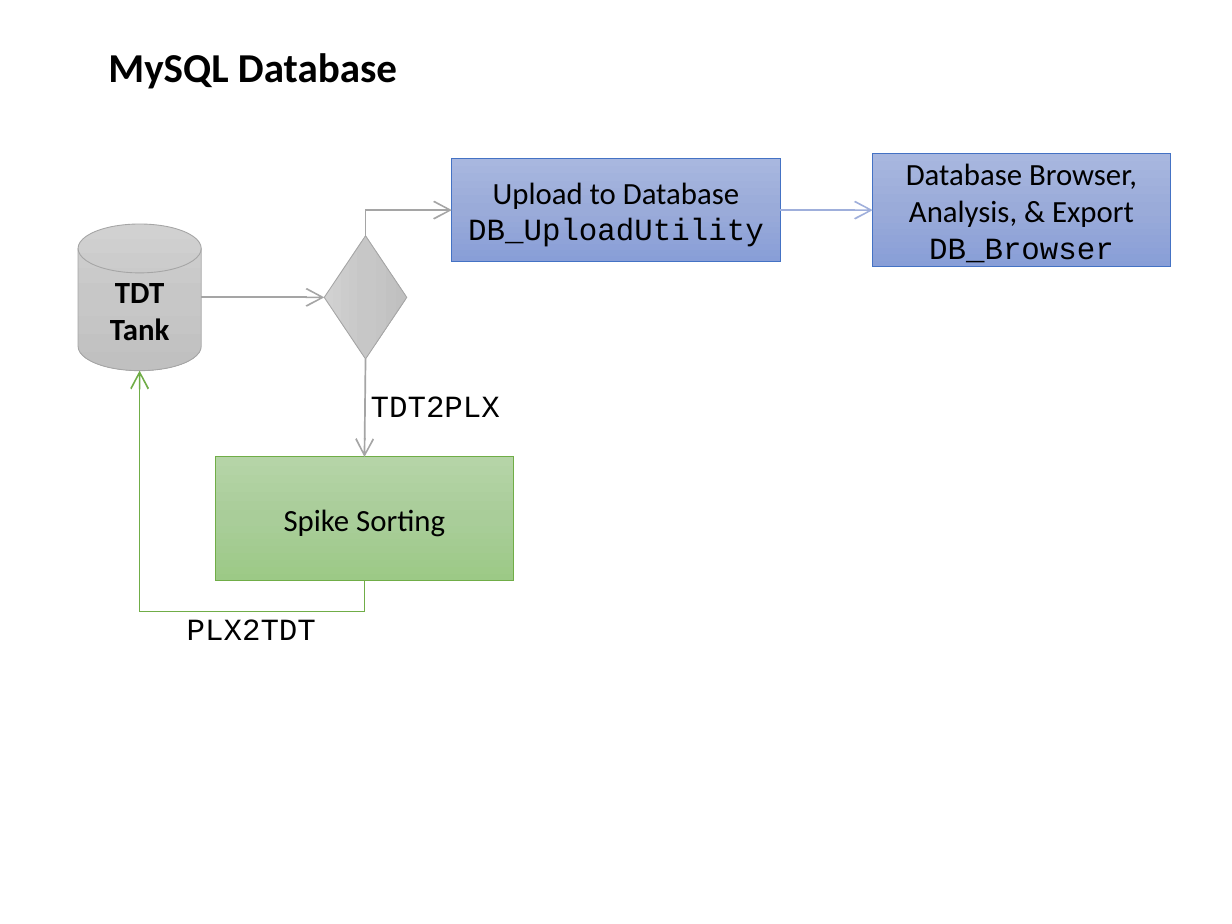
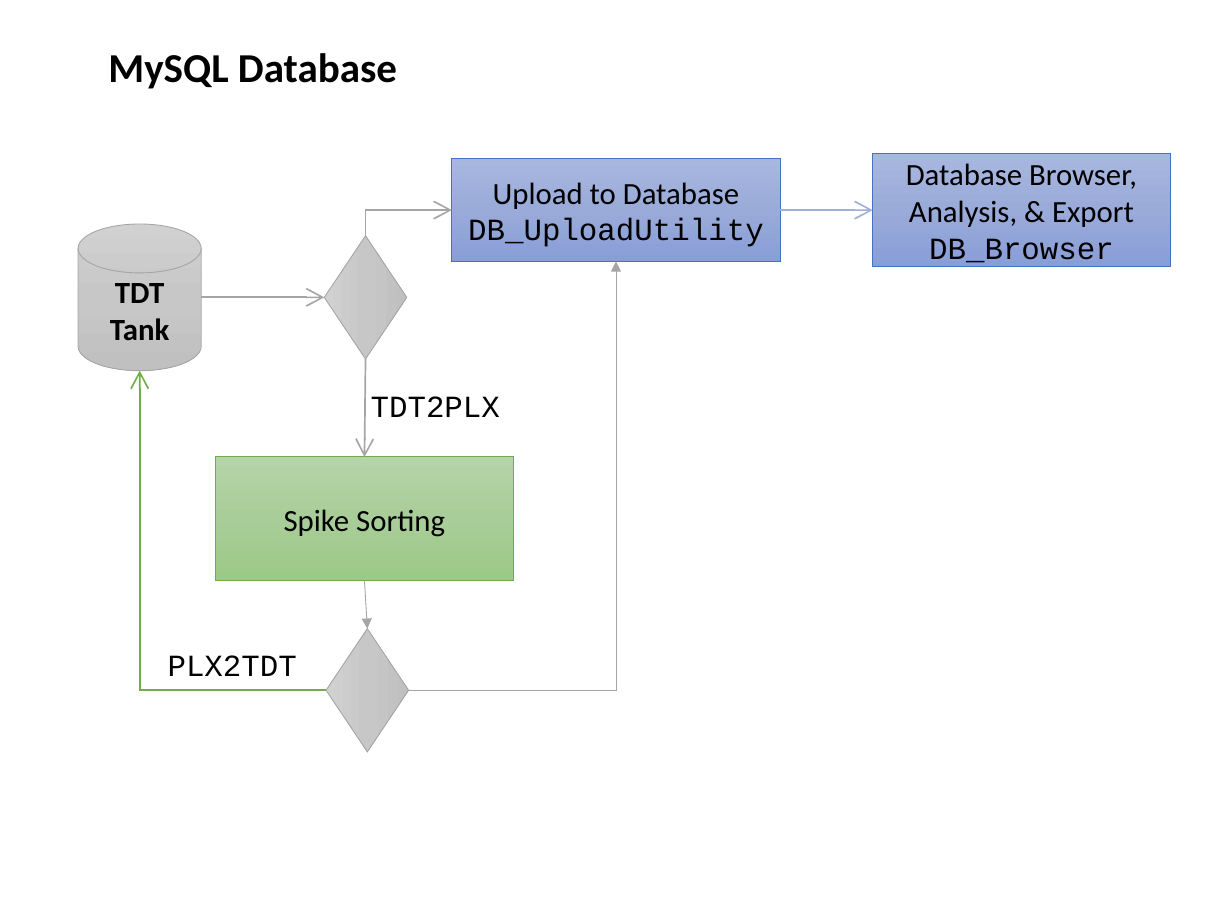
Before and after one commit to dstolz/epsych, a slide deck: slide 40 of Intro_to_ElectroPsych_Toolbox.pptx (slide 41 before the commit). Drawn at 1232x924 pixels with LibreOffice and Linux fonts; fonts in the diff are those of the drawing. Boxes give left, top, right and bottom in pixels: in the first picture for what was removed or moved away, otherwise in the second. Text is boxed around its words. In the diff, an @@ line names an element or a change of style, - is before the commit and + after.

```diff
--- a/Intro_to_ElectroPsych_Toolbox.pptx
+++ b/Intro_to_ElectroPsych_Toolbox.pptx
@@ elbow arrow added from (409, 690) to (616, 261), #A5A5A5 0.5 pt @@
@@ elbow arrow moved from (365, 580) - (139, 371) to (326, 690) - (139, 371) @@
@@ arrow added from (365, 580) to (367, 628), #A5A5A5 0.5 pt @@
@@ diamond added at [326, 629, 408, 752], fill gradient #D2D2D2 to #C8C8C8 to #C0C0C0, outline #A5A5A5 0.5 pt @@
@@ text "PLX2TDT": place and size @@
-text "PLX2TDT" at [187, 619, 316, 640]
+text "PLX2TDT" at [168, 655, 297, 676]
```
Also in this commit, not shown: 2 other slides changed, 3 slides added, 4 slides removed, 53 other files.
